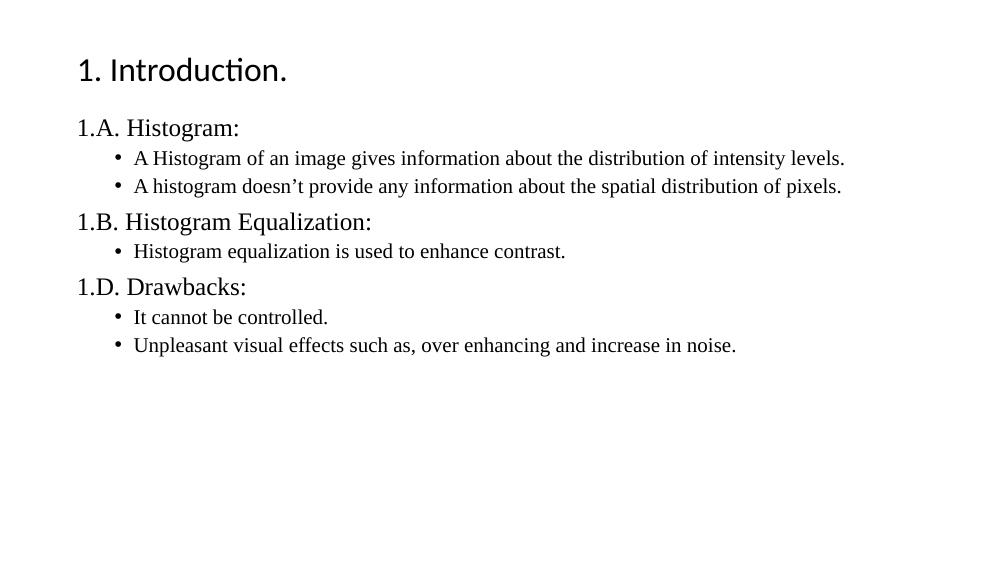
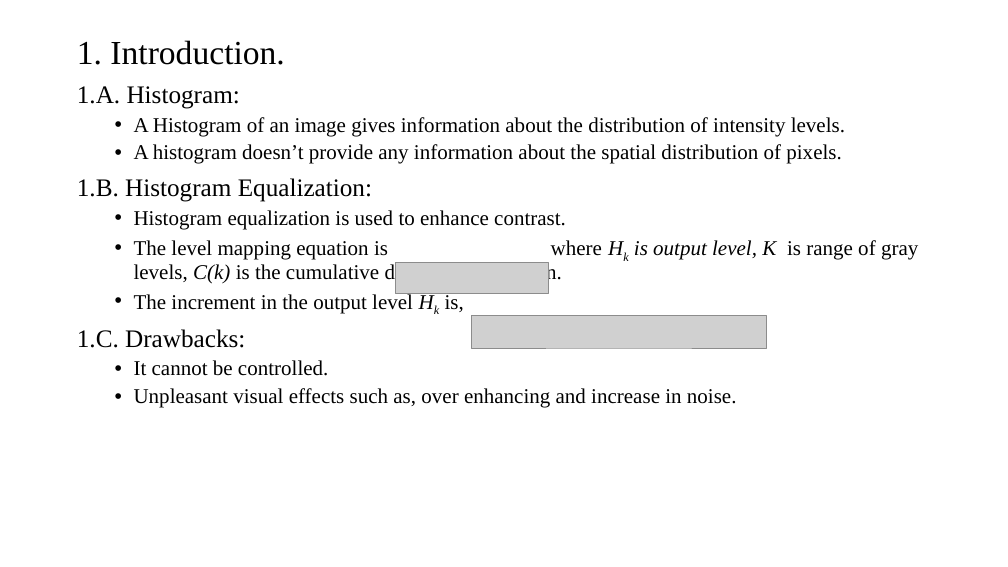
Before and after one commit to lohith921/DIP, a slide deck: slide 3 of Project/Presentation.pptx. Drawn at 1008x567 pixels with LibreOffice and Linux fonts; fonts in the diff are those of the drawing; grey boxes stand for pictures. Boxes give left, top, right and bottom in pixels: in the first picture for what was removed or moved away, otherwise in the second. Text is boxed around its words. In the diff, an @@ line names an element or a change of style, - is before the commit and + after.

```diff
--- a/Project/Presentation.pptx
+++ b/Project/Presentation.pptx
@@ title "1. Introduction." at [77, 40, 284, 65]: font Calibri to Times New Roman @@
@@ text "1.A. Histogram:": place and size @@
-text "1.A. Histogram:" at [77, 119, 845, 357]
+text "1.A. Histogram:" at [77, 86, 918, 408]
@@ text at [77, 240, 918, 348]: text changed; size 24 to 20 pt @@
-1.D. Drawbacks:
+  • The level mapping equation is where Hk is output level, K is range of gray levels, C(k) is the cumulative distribution function.
+  • The increment in the output level Hk is,
+1.C. Drawbacks:
@@ picture added at [395, 263, 548, 294] @@
@@ picture added at [472, 316, 767, 349] @@
```
Also in this commit, not shown: 2 other slides changed, 4 slides added, 1 slide removed.
